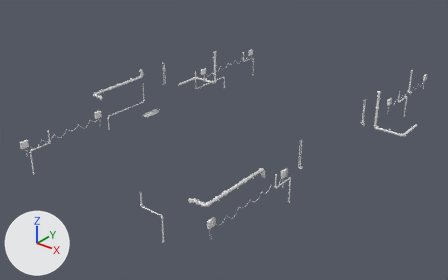
One commit to the FBX model Assets/3dAssets/Buildings/Stage1/Floor1/PipeGrp.fbx: the scene before it, then after it.
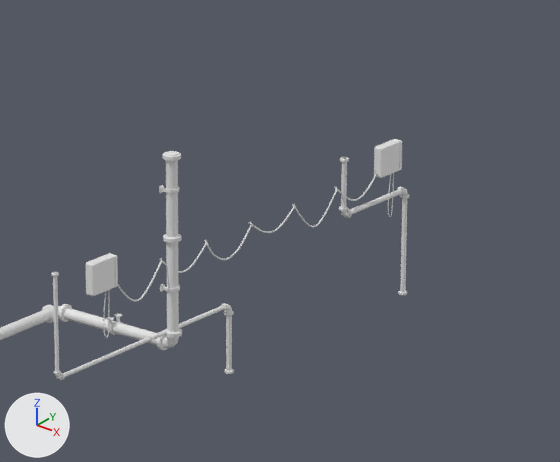
The first picture shows the older version from a 50 mm camera at (47.9, -46.9, 38.9) aimed at (-4.1, 18.0, -1.4). The close-ups show both versions on the part from 42% to 62% of the width and 9% to 37% of the height of that picture; other places that the commit changed are outside them. The lights are fixed; the arrows at lower left show +X, +Y and +Z. Materials are left out; every surface is plain grey. Where no turn or scale is listed for an object, it has been applied to the vertices.

Objects in the first close-up: 'PipeLongRBend2', 'PipeRBend2', 'PowerR1.003', 'PowerR2.002', 'TubeR1.003', 'pipeBassRCorner1'.
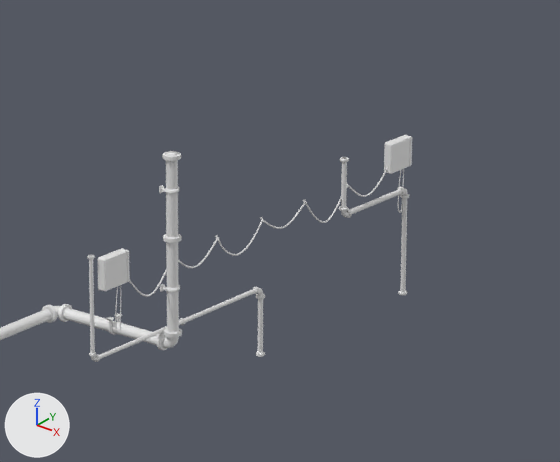
Where the newer file only moved an object's origin or applied its transform, the numbers keep the older frame.

What differs and where, as boxes (x1, y1, x2, y2) in the close-ups (560 x 462 px; the box of a moved part takes in the faces that stretch with it):
'PipeLongRBend2', reshaped, moved
    before: (51, 272, 234, 380)
    after: (87, 255, 265, 362)
'PowerR1.003', moved
    before: (85, 253, 118, 338)
    after: (97, 248, 130, 333)
'PowerR2.002', moved
    before: (374, 139, 402, 217)
    after: (384, 135, 412, 213)
'TubeR1.003', moved
    before: (118, 171, 378, 302)
    after: (129, 166, 388, 297)
part 1 of me_mesh_016, moved or reshaped
    before: (224, 369, 234, 374)
    after: (256, 351, 265, 357)
part 2 of me_mesh_016, moved or reshaped
    before: (224, 310, 234, 316)
    after: (256, 294, 265, 299)
part 3 of me_mesh_016, moved or reshaped
    before: (221, 303, 228, 311)
    after: (253, 287, 259, 294)
part 4 of me_mesh_016, moved or reshaped
    before: (60, 373, 65, 380)
    after: (95, 355, 100, 362)
part 5 of me_mesh_016, moved or reshaped
    before: (53, 370, 61, 375)
    after: (89, 352, 96, 356)
part 6 of me_mesh_016, moved or reshaped
    before: (146, 335, 152, 342)
    after: (179, 318, 185, 325)
part 7 of me_mesh_016, moved or reshaped
    before: (51, 272, 59, 276)
    after: (87, 255, 95, 259)
part 8 of me_mesh_016, rebuilt
    before: (53, 272, 225, 379)
    after: (89, 255, 257, 361)
part 9 of me_mesh_016, added
    after: (258, 288, 263, 353)
part 10 of me_mesh_016, deleted
    before: (226, 304, 232, 371)

What the commit changed:
me_mesh_016 is used by ob_pipelongrbend2; location (-14.97, 24.5, 4.54).
me_mesh_016 had 660 vertices, 710 faces and spanned x -0.28..0.0, y 0.0..7.59, z -4.54..0.5.
me_mesh_016 now has 680 vertices, 730 faces and spans x 0.0..0.28, y -0.1..7.48, z -5.03..0.01.
me_mesh_016 part 1: the loose piece of 80 vertices spanning x -0.27..0.0, y 7.33..7.59, z -4.54..-4.45 is moved by (0.28, -0.1, -0.49).
me_mesh_016 part 2: the loose piece of 80 vertices spanning x -0.27..0.0, y 7.32..7.58, z -2.77..-2.68 is moved by (0.28, -0.1, -0.49).
me_mesh_016 part 3: the loose piece of 80 vertices spanning x -0.26..-0.05, y 7.23..7.3, z -2.6..-2.4 is moved by (0.28, -0.1, -0.49).
me_mesh_016 part 4: the loose piece of 80 vertices spanning x -0.28..-0.08, y 0.22..0.29, z -2.59..-2.4 is moved by (0.28, -0.1, -0.49).
me_mesh_016 part 5: the loose piece of 80 vertices spanning x -0.28..-0.08, y 0.0..0.19, z -2.36..-2.29 is moved by (0.28, -0.1, -0.49).
me_mesh_016 part 6: the loose piece of 80 vertices spanning x -0.28..-0.08, y 3.92..3.99, z -2.59..-2.4 is moved by (0.28, -0.1, -0.49).
me_mesh_016 part 7: the loose piece of 80 vertices spanning x -0.28..-0.08, y 0.0..0.19, z 0.43..0.5 is moved by (0.28, -0.1, -0.49).
me_mesh_016 part 8: the loose piece of 50 vertices spanning x -0.23..-0.09, y 0.03..7.24, z -2.56..0.5 is rebuilt with 60 vertices and now spans x 0.04..0.19, y -0.07..7.13, z -3.05..0.01.
me_mesh_016 part 9: a new loose piece of 60 vertices spanning x 0.07..0.22, y 7.18..7.44, z -4.96..-2.93.
me_mesh_016 part 10: the loose piece of 50 vertices spanning x -0.21..-0.06, y 7.29..7.54, z -4.46..-2.44 is deleted.
Object 'PipeLongRBend2' (ob_pipelongrbend2) moves from (-14.97, 24.5, 4.54) to (-15.48, 26.35, 4.99).
Object 'PowerR1.003' (ob_powerr1_003) moves from (-15.25, 27.02, 4.04) to (-15.25, 27.52, 4.04).
Object 'PowerR2.002' (ob_powerr2_002) moves from (-15.25, 40.05, 4.04) to (-15.25, 40.55, 4.04).
Object 'TubeR1.003' (ob_tuber1_003) moves from (-15.25, 27.02, 4.23) to (-15.25, 27.52, 4.23).
